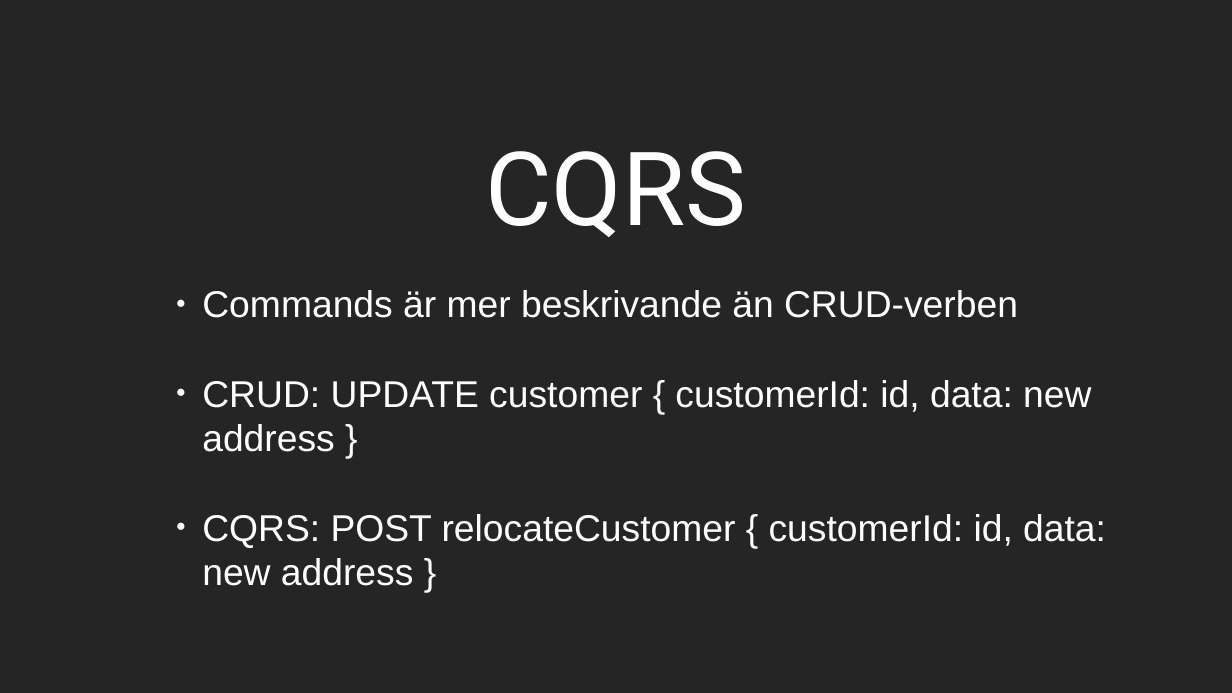
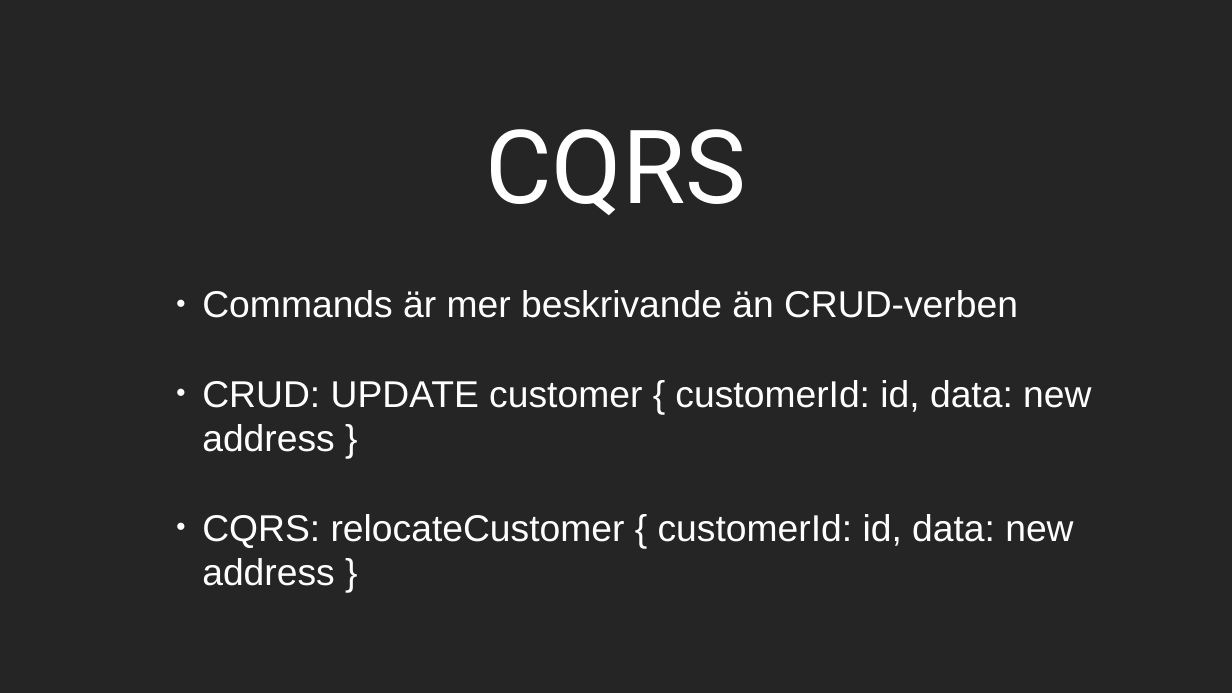
Before and after one commit to thomaskrut/tekf, a slide deck: slide 17 of tekf presentation.odp. Drawn at 1232x693 pixels with LibreOffice and Linux fonts; fonts in the diff are those of the drawing. Boxes give left, top, right and bottom in pixels: in the first picture for what was removed or moved away, otherwise in the second. Text is boxed around its words. In the diff, an @@ line names an element or a change of style, - is before the commit and + after.

Commit message:
presentation edit

```diff
--- a/tekf presentation.odp
+++ b/tekf presentation.odp
@@ title "CQRS": place and size @@
-title "CQRS" at bbox=[485, 151, 746, 237]
+title "CQRS" at bbox=[485, 129, 746, 215]
@@ text at bbox=[202, 514, 1073, 586]: text changed @@
-● CQRS: POST relocateCustomer { customerId: id, data: new address }
+● CQRS: relocateCustomer { customerId: id, data: new address }
```
Also in this commit, not shown: 41 other slides changed, 1 other file.
